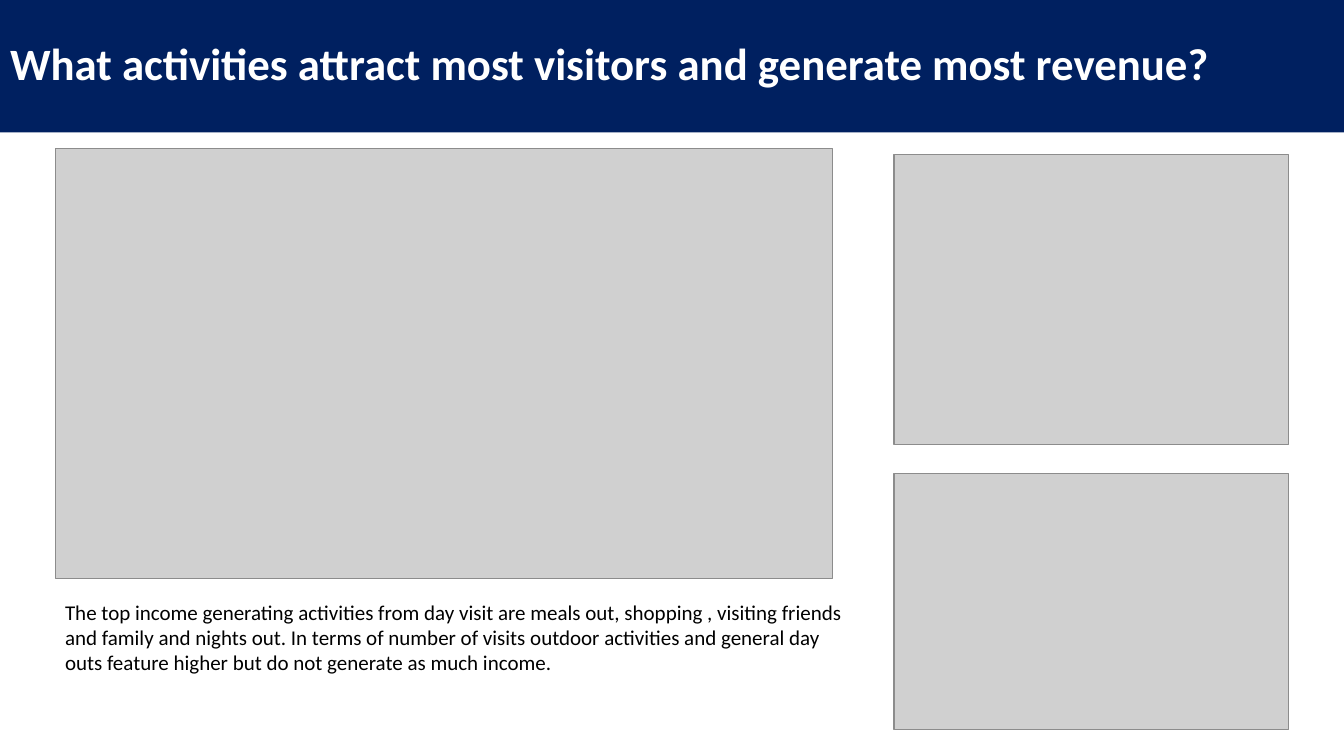
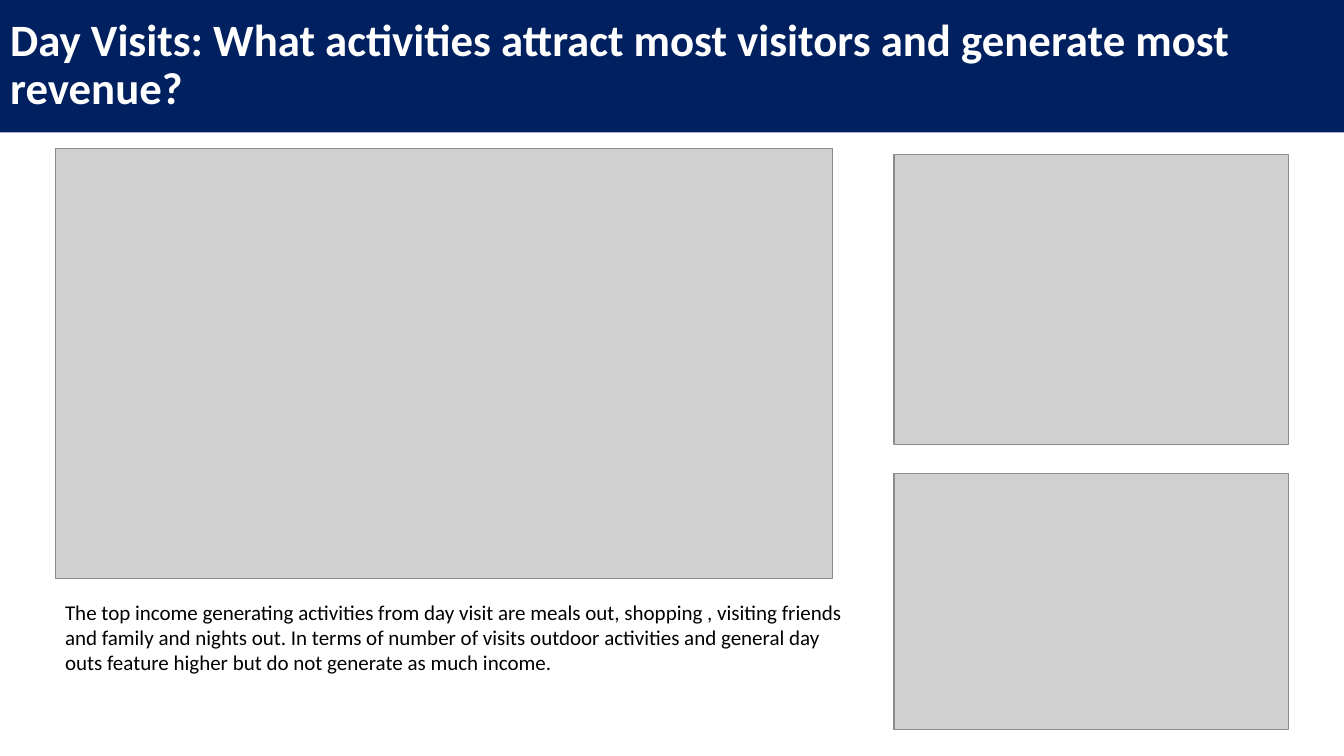
Before and after one commit to barrodea/visit_scotland, a slide deck: slide 3 of Visit Scotland Presentation.pptx. Drawn at 1344x756 pixels with LibreOffice and Linux fonts; fonts in the diff are those of the drawing; grey boxes stand for pictures. Boxes give left, top, right and bottom in pixels: in the first picture for what was removed or moved away, otherwise in the second. Text is boxed around its words. In the diff, an @@ line names an element or a change of style, - is before the commit and + after.

```diff
--- a/Visit Scotland Presentation.pptx
+++ b/Visit Scotland Presentation.pptx
@@ title at bbox=[10, 24, 1228, 105]: text changed @@
-What activities attract most visitors and generate most revenue?
+Day Visits: What activities attract most visitors and generate most revenue?
```
Also in this commit, not shown: 7 other slides changed, 1 slide added.
